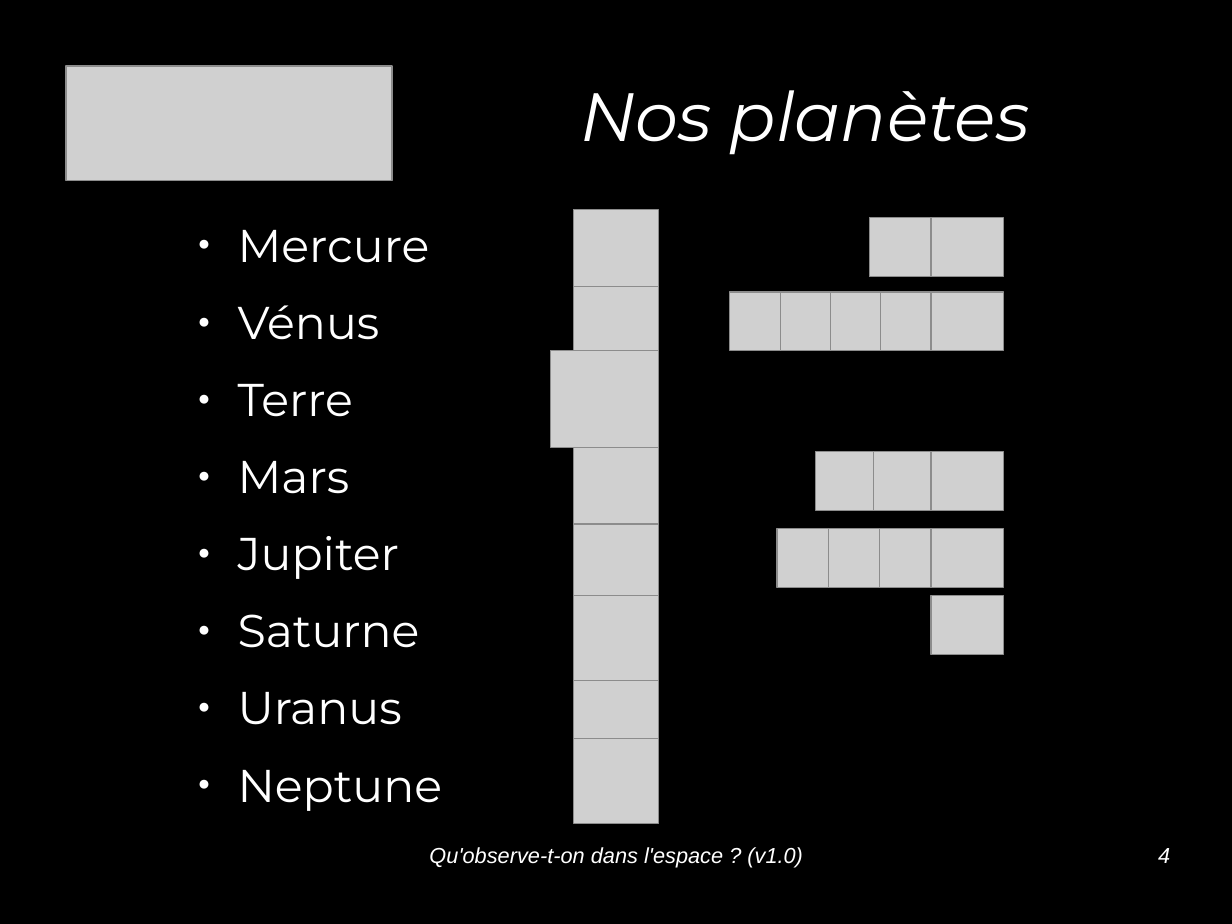
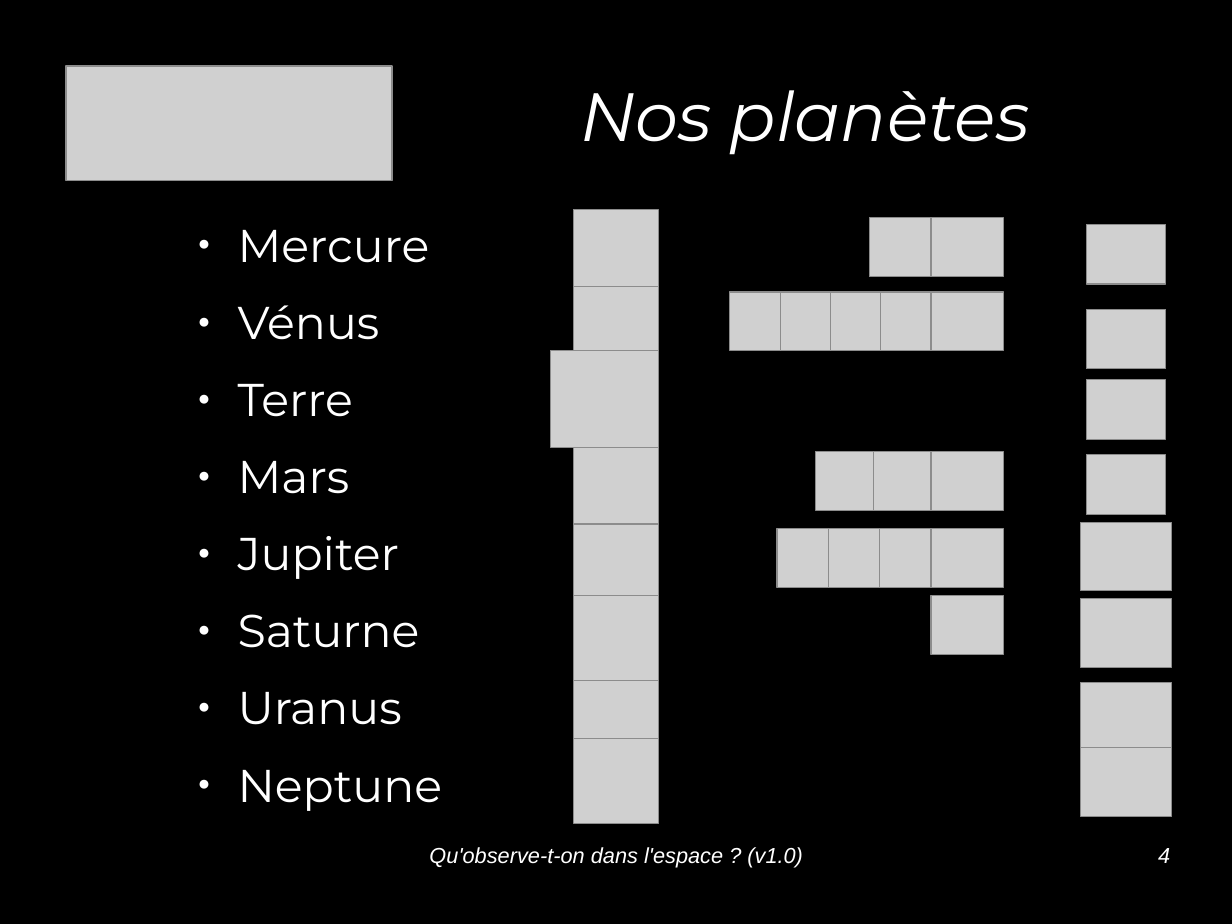
Before and after one commit to jcarnu/qf-astro, a slide deck: slide 4 of Ressources/Presentations/Qu_observe-t-on_dans_l_espace.odp. Drawn at 1232x924 pixels with LibreOffice and Linux fonts; fonts in the diff are those of the drawing; grey boxes stand for pictures; background and template pictures are left out. Boxes give left, top, right and bottom in pixels: in the first picture for what was removed or moved away, otherwise in the second. Text is boxed around its words. In the diff, an @@ line names an element or a change of style, - is before the commit and + after.

Commit message:
Ajout de logos Tellurique/Gazeux dans les planètes

```diff
--- a/Ressources/Presentations/Qu_observe-t-on_dans_l_espace.odp
+++ b/Ressources/Presentations/Qu_observe-t-on_dans_l_espace.odp
@@ group added at (1081,225,1173,816): 8 pictures @@
```
Also in this commit, not shown: 2 other files.
